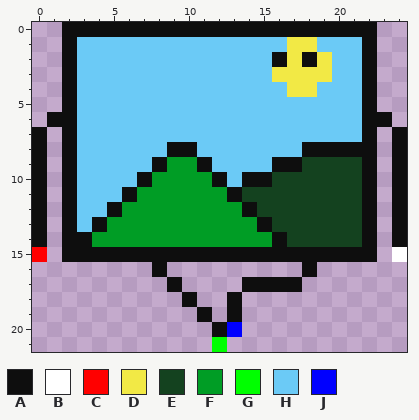
Pixel-art sprite, stored at media/imgEnemy/0/spr6.png. The picture above was drawn from the file before the commit.
Rulers count pixels.
Palette (. is transparent): A #0e0e0e  B #ffffff  C #ff0000  D #f2e945  E #14421f  F #009d25  G #00ff00  H #6bcaf6  J #0000ff
Now the later version:
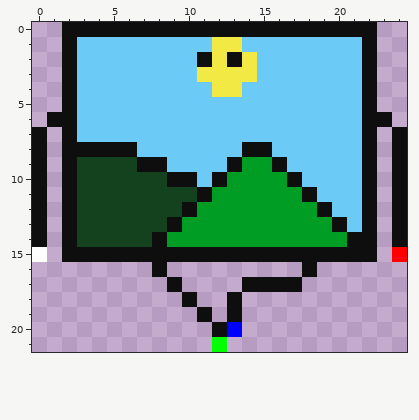
From old to new:
file 125x110 -> 25x22 pixels (blocks of 5x5 -> 1x1; one block is one cell here)
@@ palette @@
-B #ffffff
+B #ff0000
-C #ff0000
+C #ffffff
@@ x 9..21 @@
  0 AAAAAAAAAAAAA
- 1 HHHHHHHHDDHHH
- 2 HHHHHHHADADHH
- 3 HHHHHHHDDDDHH
- 4 HHHHHHHHDDHHH
+ 1 HHHDDHHHHHHHH
+ 2 HHADADHHHHHHH
+ 3 HHDDDDHHHHHHH
+ 4 HHHDDHHHHHHHH
  5 HHHHHHHHHHHHH
@@ x 0..24 @@
  7 A.AHHHHHHHHHHHHHHHHHHHA.A
- 8 A.AHHHHHHAAHHHHHHHAAAAA.A
- 9 A.AHHHHHAFFAHHHHAAEEEEA.A
-10 A.AHHHHAFFFFAHAAEEEEEEA.A
-11 A.AHHHAFFFFFFAEEEEEEEEA.A
-12 A.AHHAFFFFFFFFAEEEEEEEA.A
-13 A.AHAFFFFFFFFFFAEEEEEEA.A
-14 A.AAFFFFFFFFFFFFAEEEEEA.A
+ 8 A.AAAAAHHHHHHHAAHHHHHHA.A
+ 9 A.AEEEEAAHHHHAFFAHHHHHA.A
+10 A.AEEEEEEAAHAFFFFAHHHHA.A
+11 A.AEEEEEEEEAFFFFFFAHHHA.A
+12 A.AEEEEEEEAFFFFFFFFAHHA.A
+13 A.AEEEEEEAFFFFFFFFFFAHA.A
+14 A.AEEEEEAFFFFFFFFFFFFAA.A
 15 C.AAAAAAAAAAAAAAAAAAAAA.B
